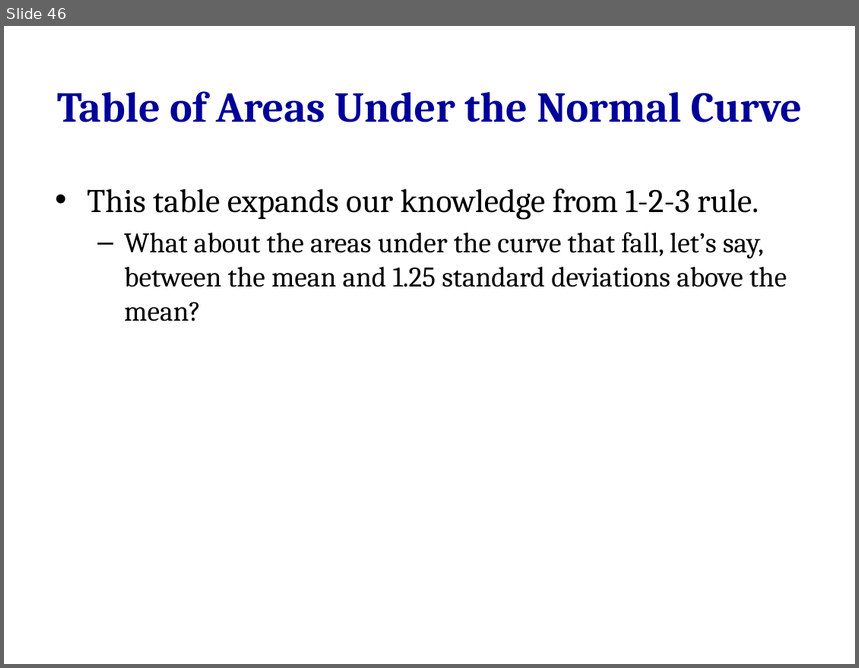
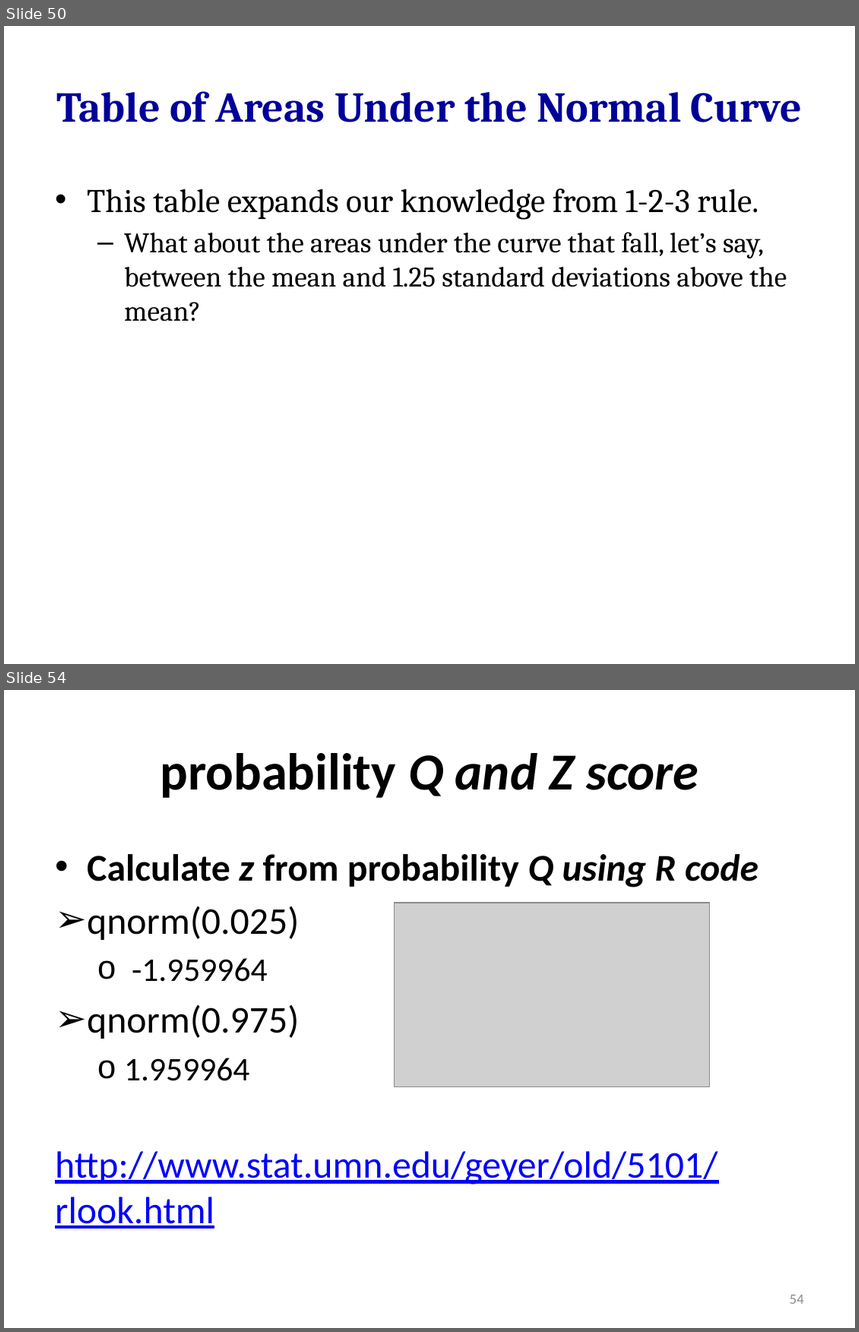
Before and after one commit to hejibo/Psychological-Statistics, a slide deck: Lecture 4 - Measure of Dispersion & Normal Curve/Lecture 4 - Measure of Dispersion & Normal Curve.pptx. Shown one above the other, each under a label of ours: slide 46 before the commit, slides 50 and 54 after it; the slides between them are not shown. The pictures are 859x668 and 859x1332 pixels, drawn with LibreOffice and Linux fonts; fonts in the diff are those of the drawing; grey boxes stand for pictures. Boxes give left, top, right and bottom in pixels: in the first picture for what was removed or moved away, otherwise in the second. Text is boxed around its words. In the diff, an @@ line names an element or a change of style, - is before the commit and + after.

Commit message:
add z score to probability and R code solutions, z-p tables

```diff
--- a/Lecture 4 - Measure of Dispersion & Normal Curve/Lecture 4 - Measure of Dispersion & Normal Curve.pptx
+++ b/Lecture 4 - Measure of Dispersion & Normal Curve/Lecture 4 - Measure of Dispersion & Normal Curve.pptx
@@ slide 54 added at [4, 690, 855, 1328], background #FFFFFF @@
@@ title added at [160, 753, 699, 798], 44 pt, text #000000, bold @@
+probability Q and Z score
@@ text added at [55, 854, 759, 1229], 32 pt, text #000000 @@
+• Calculate z from probability Q using R code
+➢ qnorm(0.025)
+  o -1.959964
+➢ qnorm(0.975)
+  o 1.959964
+http://www.stat.umn.edu/geyer/old/5101/rlook.html
@@ picture added at [394, 903, 709, 1087] @@
@@ page number added at [790, 1295, 804, 1304], 12 pt, text #8C8C8C @@
+54
@@ what was slide 46 is now slide 50 @@
```
Also in this commit, not shown: 3 slides changed, 9 other slides added, 10 other files.
